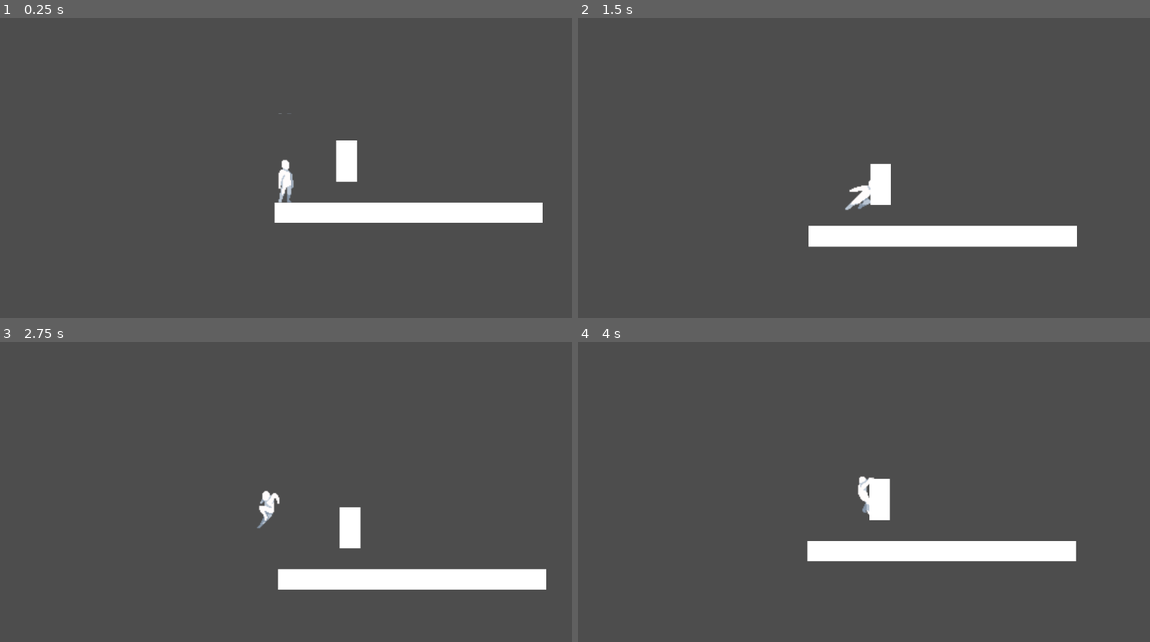
Above: before the commit, frames 1-4 (two rows, left to right).
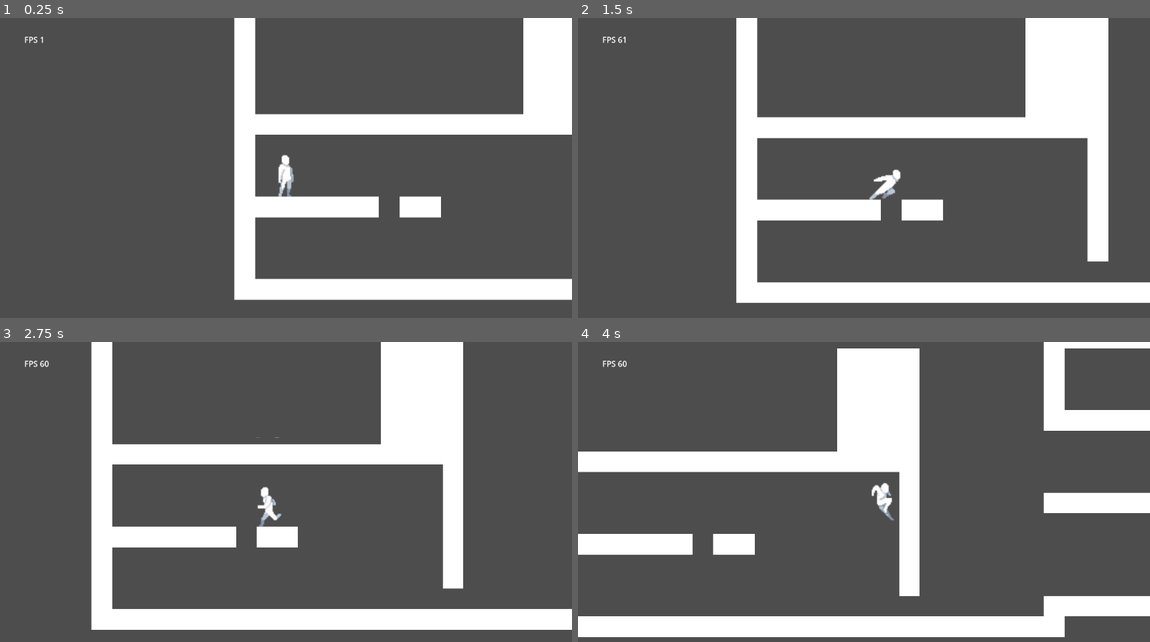
Above: after the commit, the same moments.

Repository: RondeoCreates/Roguelike.Soulslike.Platformer
Game: Godot game, scene res://World.tscn
Same seed, same stepped clock (60 frames per second), same inputs: the game is played once before the commit and once after it.
Inputs:
- Up to frame 1 (0.25 s): no input
- Up to frame 2 (1.5 s): hold D (mv_right) from 0.53 s (still down); tap W (jmp) at 0.6 s; tap Space (roll) at 1.35 s
- Up to frame 3 (2.75 s): release D (mv_right) at 2.03 s; hold A (mv_left) from 2.03 s (still down); tap W (jmp) at 2.1 s
- Up to frame 4 (4 s): release A (mv_left) at 2.78 s; hold D (mv_right) from 2.78 s (still down); tap Space (roll) at 2.85 s; tap W (jmp) at 3.6 s

The runs differ from the first frame. In frame 1, 18% of the frame differs, in the area x 4-100%, y 0-95%; in frame 2, 25%; in frame 3, 25%; in frame 4, 27%, in the area x 0-100%, y 0-99%.
Error before the commit: Parse Error: Expected indented block after match pattern block. (res://World.gd:38)

Commit message:
Playground

Diff:
--- /dev/null
+++ b/Label.gd
@@ -0,0 +1,11 @@
+extends Label
+
+
+# Called when the node enters the scene tree for the first time.
+func _ready():
+	pass # Replace with function body.
+
+
+# Called every frame. 'delta' is the elapsed time since the previous frame.
+func _process(delta):
+	set_text("FPS " + String.num(Engine.get_frames_per_second()))
--- a/World.gd
+++ b/World.gd
@@ -27,16 +27,21 @@
 func _ready():
 	var block = preload("res://Block.tscn")
 	var player = preload("res://Player/Player.tscn")
-	block.instantiate()
 	player.instantiate()
-	playground.reverse()
+	#playground.reverse()
 	for y in range(0, playground.size()):
 		var row = playground[y]
 		for x in range(0, row.size()):
 			var tile = row[x]
 			match tile:
 				1:
-
+					var instance = block.instantiate()
+					instance.translate(Vector2(x*32,y*32))
+					add_child(instance)
+				7:
+					var instance = player.instantiate()
+					instance.translate(Vector2(x*32,y*32))
+					add_child(instance)
 
 
 # Called every frame. 'delta' is the elapsed time since the previous frame.
--- a/World.tscn
+++ b/World.tscn
@@ -1,56 +1,16 @@
-[gd_scene load_steps=4 format=3 uid="uid://bg2jxhoocldd8"]
+[gd_scene load_steps=3 format=3 uid="uid://bg2jxhoocldd8"]
 
-[ext_resource type="PackedScene" uid="uid://bpvplm1nhelkn" path="res://Player/Player.tscn" id="1_4d70i"]
 [ext_resource type="Script" path="res://World.gd" id="1_km2m3"]
-[ext_resource type="PackedScene" uid="uid://c0ouf7o8xaj4n" path="res://Block.tscn" id="2_kv28f"]
+[ext_resource type="Script" path="res://Label.gd" id="2_g64cb"]
 
 [node name="World" type="Node2D"]
 script = ExtResource("1_km2m3")
 
-[node name="Player" parent="." instance=ExtResource("1_4d70i")]
-position = Vector2(-110, 69)
+[node name="CanvasLayer" type="CanvasLayer" parent="."]
 
-[node name="Block" parent="." instance=ExtResource("2_kv28f")]
-position = Vector2(-112, 128)
-
-[node name="Block2" parent="." instance=ExtResource("2_kv28f")]
-position = Vector2(-80, 128)
-
-[node name="Block3" parent="." instance=ExtResource("2_kv28f")]
-position = Vector2(-48, 128)
-
-[node name="Block4" parent="." instance=ExtResource("2_kv28f")]
-position = Vector2(-16, 128)
-
-[node name="Block5" parent="." instance=ExtResource("2_kv28f")]
-position = Vector2(16, 128)
-
-[node name="Block6" parent="." instance=ExtResource("2_kv28f")]
-position = Vector2(48, 128)
-
-[node name="Block7" parent="." instance=ExtResource("2_kv28f")]
-position = Vector2(80, 128)
-
-[node name="Block8" parent="." instance=ExtResource("2_kv28f")]
-position = Vector2(112, 128)
-
-[node name="Block9" parent="." instance=ExtResource("2_kv28f")]
-position = Vector2(-16, 32)
-
-[node name="Block10" parent="." instance=ExtResource("2_kv28f")]
-position = Vector2(-16, 64)
-
-[node name="Block11" parent="." instance=ExtResource("2_kv28f")]
-position = Vector2(144, 128)
-
-[node name="Block12" parent="." instance=ExtResource("2_kv28f")]
-position = Vector2(176, 128)
-
-[node name="Block13" parent="." instance=ExtResource("2_kv28f")]
-position = Vector2(208, 128)
-
-[node name="Block14" parent="." instance=ExtResource("2_kv28f")]
-position = Vector2(240, 128)
-
-[node name="Block15" parent="." instance=ExtResource("2_kv28f")]
-position = Vector2(272, 128)
+[node name="Label" type="Label" parent="CanvasLayer"]
+offset_left = 49.0
+offset_top = 32.0
+offset_right = 89.0
+offset_bottom = 55.0
+script = ExtResource("2_g64cb")
